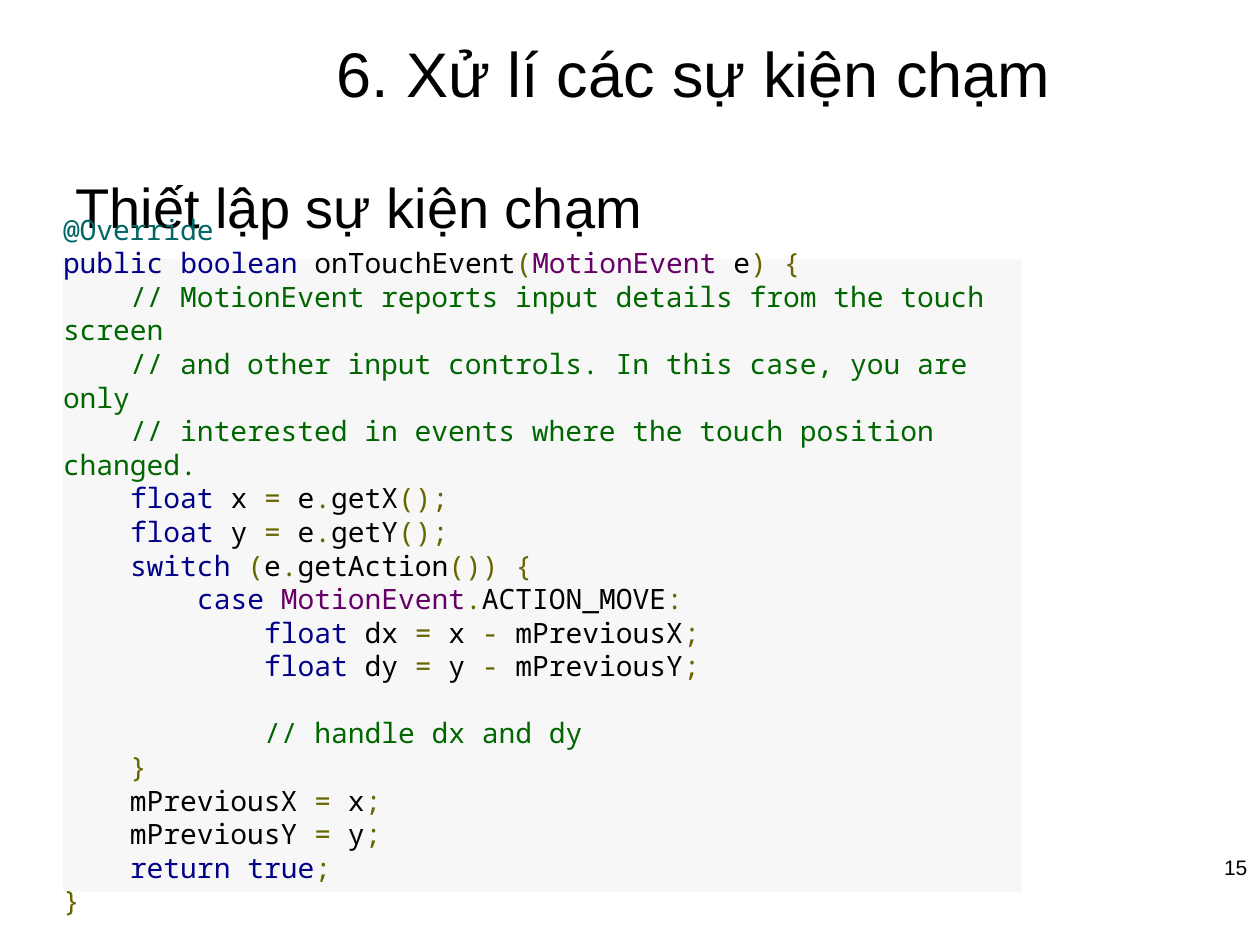
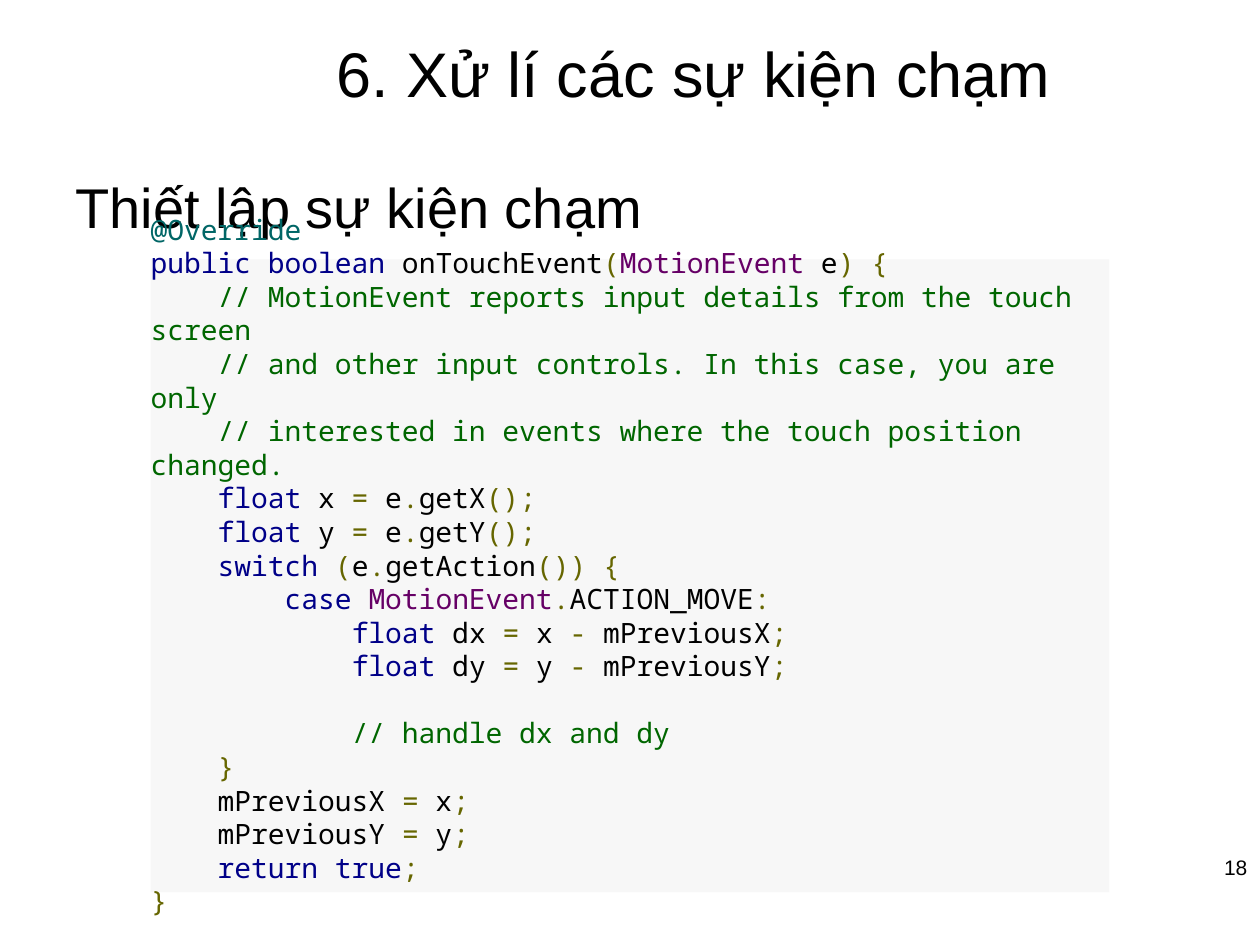
Before and after one commit to CTT535/Mobile_Project_1, a slide deck: slide 18 of Document/SeminarOpenGL.pptx (slide 15 before the commit). Drawn at 1260x945 pixels with LibreOffice and Linux fonts; fonts in the diff are those of the drawing; background and template pictures are left out. Boxes give left, top, right and bottom in pixels: in the first picture for what was removed or moved away, otherwise in the second. Text is boxed around its words. In the diff, an @@ line names an element or a change of style, - is before the commit and + after.

```diff
--- a/Document/SeminarOpenGL.pptx
+++ b/Document/SeminarOpenGL.pptx
@@ rectangle "@Override public boolean onTouchEvent(MotionEvent e) ...": place and size @@
-rectangle "@Override public boolean onTouchEvent(MotionEvent e) ..." at [63,260,1022,892]
+rectangle "@Override public boolean onTouchEvent(MotionEvent e) ..." at [151,260,1110,892]
@@ page number at [1224,860,1247,876]: text changed @@
-15
+18
```
Also in this commit, not shown: 10 other slides changed, 6 slides added, 5 other files.
